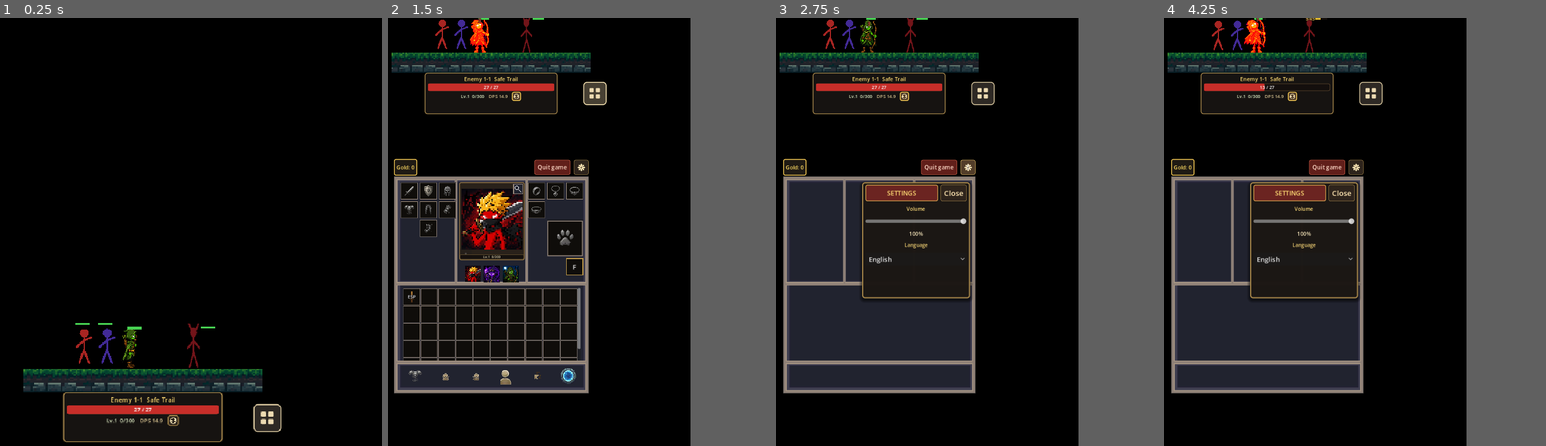
Above: before the commit, frames 1-4 (left to right).
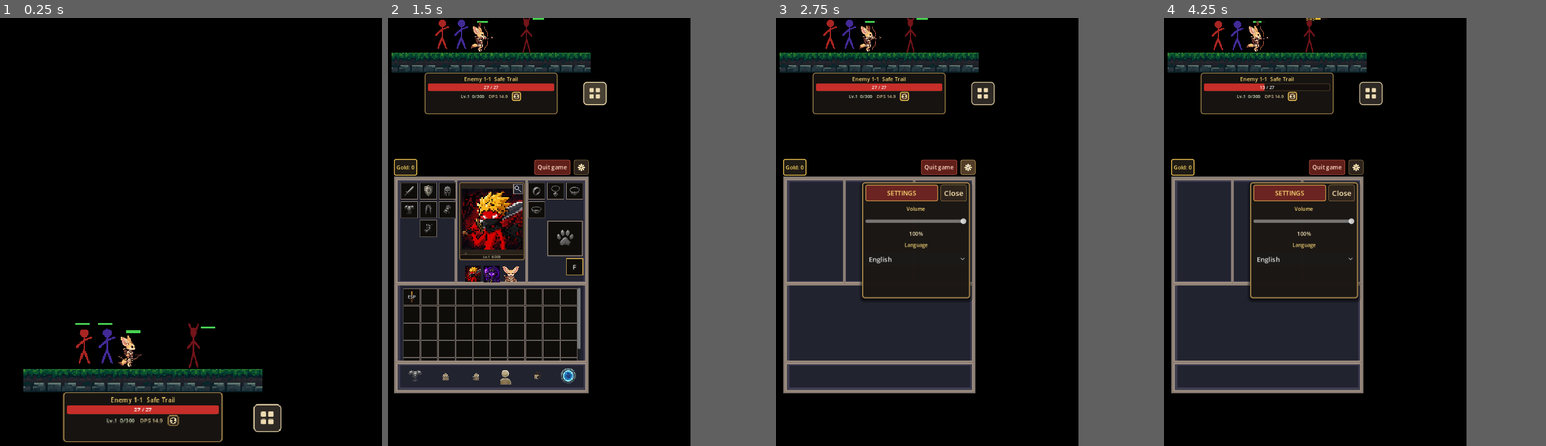
Above: after the commit, the same moments.

Repository: JoseVictorVicente/StickmanGame-Godot
Game: Godot game, scene res://scenes/main.tscn
Same seed, same stepped clock (60 frames per second), same inputs: the game is played once before the commit and once after it.
Inputs (mouse positions are in pixels of both pictures, inside the frame that each line leads up to):
- Up to frame 1 (0.25 s): no input
- Up to frame 2 (1.5 s): click (559, 420) at 0.5 s; click (655, 416) at 1.25 s
- Up to frame 3 (2.75 s): click "S" at 2 s
- Up to frame 4 (4.25 s): click "English" at 2.75 s; tap Enter at 3.5 s; move the mouse to (1412, 210) at 3.52 s; hold D from 3.53 s (still down); tap C at 3.6 s; click (1412, 210) at 3.67 s

The runs differ from the first frame. In frame 1, 0.3% of the frame differs, in the area x 30-38%, y 72-82%; in frame 2, 0.5%, in the area x 21-35%, y 0-62%; in frame 3, 0.2%; in frame 4, 0.3%.

Commit message:
Replace archer with fennec fox combat art and portrait.
Swap stickman spritesheet for frame-based animations, new arrow projectile, and attack-speed sync with grounded positioning.

Co-authored-by: Cursor <cursoragent@cursor.com>

Diff:
--- a/data/class_data.gd
+++ b/data/class_data.gd
@@ -79,7 +79,7 @@
 		create("priest", "Sacerdote", 3, 1.1, 0.9, Color(0.86, 0.78, 0.32), ItemData.RequiredClass.PRIEST, 32, "res://sprites/heroes/px_priest2.jpg", 4, 2),
 		create("tank", "Tanque", 6, 0.85, 0.7, Color(0.22, 0.32, 0.72), ItemData.RequiredClass.TANK, 60, "res://sprites/heroes/px_tank2.jpg", 9, 1),
 		create("assassin", "Assassino", 4, 1.25, 1.45, Color(0.18, 0.18, 0.18), ItemData.RequiredClass.ASSASSIN, 26, "res://sprites/heroes/px_assassin2.jpg", 6, 1),
-		create("archer", "Arqueiro", 4, 1.15, 1.3, Color(0.16, 0.42, 0.2), ItemData.RequiredClass.ARCHER, 30, "res://sprites/heroes/px_archer2.jpg", 4, 2),
+		create("archer", "Arqueiro", 4, 1.15, 1.3, Color(0.16, 0.42, 0.2), ItemData.RequiredClass.ARCHER, 30, "res://sprites/heroes/px_archer2.png", 4, 2),
 		create("mage", "Mago", 3, 1.4, 0.85, Color(0.28, 0.18, 0.62), ItemData.RequiredClass.MAGE, 24, "res://sprites/heroes/px_mage2.jpg", 4, 2),
 		create("warrior", "Guerreiro", 5, 1.0, 1.0, Color(0.72, 0.16, 0.14), ItemData.RequiredClass.WARRIOR, 42, "res://sprites/heroes/px_warrior2.jpg", 7, 1),
 	]
--- a/presentation/combat/arrow_projectile.gd
+++ b/presentation/combat/arrow_projectile.gd
@@ -1,16 +1,13 @@
 class_name ArrowProjectile
 extends AnimatedSprite2D
-## Flecha verde que voa do arqueiro até o alvo.
+## Flecha do arqueiro: projétil estático que voa até o alvo.
 
-const PNG := "res://sprites/projectiles/2D_pixel-art_animated_arrow_projectile_flying_hori.png"
-const DURACAO := 0.18
-const ESCALA := Vector2(0.28, 0.28)
-const FRAME_VOO := 9
-const CELL := 256
-const FLIGHT_LINE := 1
+const PNG := "res://sprites/projectiles/archer_arrow.png"
+const DURACAO := 0.16
+const ESCALA := Vector2(0.16, 0.16)
 
 static var _frames: SpriteFrames
-static var _sheet: Texture2D
+static var _texture: Texture2D
 
 
 static func fire(pai: Node, origem: Vector2, destino: Vector2) -> void:
@@ -41,32 +38,27 @@
 static func _get_frames() -> SpriteFrames:
 	if _frames:
 		return _frames
-	var sheet := _load_sheet()
-	if sheet == null:
+	var tex := _load_texture()
+	if tex == null:
 		return null
 	var sf := SpriteFrames.new()
 	sf.add_animation("Voo")
 	sf.set_animation_loop("Voo", true)
-	sf.set_animation_speed("Voo", 16.0)
-	for col in FRAME_VOO:
-		var atlas := AtlasTexture.new()
-		atlas.atlas = sheet
-		atlas.filter_clip = true
-		atlas.region = Rect2(col * CELL, FLIGHT_LINE * CELL, CELL, CELL)
-		sf.add_frame("Voo", atlas)
+	sf.set_animation_speed("Voo", 1.0)
+	sf.add_frame("Voo", tex)
 	_frames = sf
 	return _frames
 
 
-static func _load_sheet() -> Texture2D:
-	if _sheet:
-		return _sheet
+static func _load_texture() -> Texture2D:
+	if _texture:
+		return _texture
 	if ResourceLoader.exists(PNG):
 		var recurso: Resource = ResourceLoader.load(PNG)
 		if recurso is Texture2D:
-			_sheet = recurso
-			return _sheet
+			_texture = recurso
+			return _texture
 	var img: Image = Image.load_from_file(ProjectSettings.globalize_path(PNG))
 	if img != null and img.get_width() > 1:
-		_sheet = ImageTexture.create_from_image(img)
-	return _sheet
+		_texture = ImageTexture.create_from_image(img)
+	return _texture
--- a/presentation/combat/hero_spritesheet.gd
+++ b/presentation/combat/hero_spritesheet.gd
@@ -1,17 +1,25 @@
 class_name HeroSpritesheet
 extends RefCounted
-## Recorta a spritesheet do herói (JSON + PNG) em Idle / Ataque / Hit / Morte.
+## Monta SpriteFrames do arqueiro (frames individuais) e utilitários de combate.
 
 const ID_ARQUEIRO := "archer"
-const PNG_ARQUEIRO := "res://sprites/heroes/A_2D_pixel-art_stickman-Idle.png"
-const JSON_ARQUEIRO := "res://sprites/heroes/A_2D_pixel-art_stickman-Idle.json"
+const FRAMES_DIR := "res://sprites/heroes/archer_fennec/"
+const FRAME_COUNT := 21
 const ESCALA_STICK := Vector2(1.25, 1.25)
-const ESCALA_ARQUEIRO := Vector2(0.34, 0.34)
+const ESCALA_ARQUEIRO := Vector2(0.55, 0.55)
 const BARRA_STICK := Vector2(-14, -38)
-const ARCHER_BAR := Vector2(-14, -118)
+const ARCHER_BAR := Vector2(-14, -78)
+const ARCHER_GROUND_OFFSET := Vector2(0, 10)
+
+## Índice do frame dentro da animação "Ataque" em que a flecha é disparada.
+const ARCHER_ATTACK_RELEASE_INDEX := 9
+const ARCHER_ATTACK_START := 4
+const ARCHER_ATTACK_END := 16
+const ARCHER_ARROW_SPAWN := Vector2(22, -14)
+const ATTACK_INTERVAL_BASE := 1.0
 
 static var _frames: Dictionary = {}
-static var _sheets: Dictionary = {}
+static var _textures: Dictionary = {}
 
 
 static func has_class_art(id_classe: String) -> bool:
@@ -41,29 +49,64 @@
 	return BARRA_STICK
 
 
+static func attack_release_frame(id_classe: String) -> int:
+	if id_classe == ID_ARQUEIRO:
+		return ARCHER_ATTACK_RELEASE_INDEX
+	return 4
+
+
+static func arrow_spawn_offset(id_classe: String) -> Vector2:
+	if id_classe == ID_ARQUEIRO:
+		return ARCHER_ARROW_SPAWN
+	return Vector2(18, -8)
+
+
+static func ground_offset(id_classe: String) -> Vector2:
+	if id_classe == ID_ARQUEIRO:
+		return ARCHER_GROUND_OFFSET
+	return Vector2.ZERO
+
+
+static func attack_animation_speed(id_classe: String, attack_speed: float) -> float:
+	if id_classe != ID_ARQUEIRO:
+		return 14.0
+	var frame_count := ARCHER_ATTACK_END - ARCHER_ATTACK_START + 1
+	var intervalo := ATTACK_INTERVAL_BASE / maxf(0.25, attack_speed)
+	return float(frame_count) / (intervalo * 0.9)
+
+
 static func _build_archer() -> SpriteFrames:
-	var sheet := _load_texture(PNG_ARQUEIRO)
-	if sheet == null:
-		return null
-	var cell: int = 256
-	var dados: Variant = _read_json(JSON_ARQUEIRO)
-	if dados is Dictionary:
-		var info: Variant = (dados as Dictionary).get("spritesheet", {})
-		if info is Dictionary:
-			var cell_info: Variant = (info as Dictionary).get("cell_size", {})
-			if cell_info is Dictionary:
-				cell = int((cell_info as Dictionary).get("width", 256))
 	var sf := SpriteFrames.new()
-	var idle: Array[Texture2D] = []
-	idle.append(_celula(sheet, 2, 0, cell))
-	_add_anim(sf, "Idle", idle, true, 1.0)
-	_add_anim(sf, "Ataque", _draw_line(sheet, 2, 9, cell), false, 12.0)
-	_add_anim(sf, "Hit", _draw_line(sheet, 1, 5, cell), false, 10.0)
-	_add_anim(sf, "Morte", _draw_line(sheet, 8, 17, cell), false, 10.0)
+	_add_anim(sf, "Idle", _load_frame_range(0, 3), true, 5.0)
+	_add_anim(sf, "Ataque", _load_frame_range(ARCHER_ATTACK_START, ARCHER_ATTACK_END), false, 20.0)
+	_add_anim(sf, "Hit", _load_frame_range(5, 7), false, 12.0)
+	_add_anim(sf, "Morte", _load_frame_range(8, 5), false, 8.0)
 	return sf
 
 
+static func _load_frame_range(from_frame: int, to_frame: int) -> Array[Texture2D]:
+	var lista: Array[Texture2D] = []
+	if from_frame <= to_frame:
+		for i in range(from_frame, to_frame + 1):
+			var tex := _load_frame(i)
+			if tex:
+				lista.append(tex)
+	else:
+		for i in range(from_frame, to_frame - 1, -1):
+			var tex := _load_frame(i)
+			if tex:
+				lista.append(tex)
+	return lista
+
+
+static func _load_frame(index: int) -> Texture2D:
+	var path := "%sframe_%03d.png" % [FRAMES_DIR, index]
+	return _load_texture(path)
+
+
 static func _add_anim(sf: SpriteFrames, nome: String, texturas: Array[Texture2D], loop: bool, fps: float) -> void:
+	if texturas.is_empty():
+		return
 	if not sf.has_animation(nome):
 		sf.add_animation(nome)
 	sf.set_animation_loop(nome, loop)
@@ -72,24 +115,9 @@
 		sf.add_frame(nome, tex)
 
 
-static func _draw_line(sheet: Texture2D, row: int, amount: int, cell: int) -> Array[Texture2D]:
-	var lista: Array[Texture2D] = []
-	for col in amount:
-		lista.append(_celula(sheet, col, row, cell))
-	return lista
-
-
-static func _celula(sheet: Texture2D, col: int, row: int, cell: int) -> AtlasTexture:
-	var atlas := AtlasTexture.new()
-	atlas.atlas = sheet
-	atlas.filter_clip = true
-	atlas.region = Rect2(col * cell, row * cell, cell, cell)
-	return atlas
-
-
 static func _load_texture(caminho: String) -> Texture2D:
-	if _sheets.has(caminho):
-		return _sheets[caminho] as Texture2D
+	if _textures.has(caminho):
+		return _textures[caminho] as Texture2D
 	var tex: Texture2D = null
 	if ResourceLoader.exists(caminho):
 		var recurso: Resource = ResourceLoader.load(caminho)
@@ -101,13 +129,5 @@
 		if img != null and img.get_width() > 1:
 			tex = ImageTexture.create_from_image(img)
 	if tex:
-		_sheets[caminho] = tex
+		_textures[caminho] = tex
 	return tex
-
-
-static func _read_json(caminho: String) -> Variant:
-	if not FileAccess.file_exists(caminho):
-		return {}
-	var txt: String = FileAccess.get_file_as_string(caminho)
-	var parsed: Variant = JSON.parse_string(txt)
-	return parsed
--- a/presentation/combat/stickman.gd
+++ b/presentation/combat/stickman.gd
@@ -5,8 +5,9 @@
 const LUNGE_DURATION := 0.09
 const DURACAO_RETORNO := 0.12
 
-const ARROW_RELEASE_FRAME := 4
-
+const DEFAULT_ARROW_RELEASE_FRAME := 4
+
+var _marker_pos: Vector2 = Vector2.ZERO
 var _pos_base: Vector2 = Vector2.ZERO
 var _tween_ataque: Tween
 var _tween_flash: Tween
@@ -15,6 +16,7 @@
 var _barra: HeroHealthBar
 var _usar_arte: bool = false
 var _id_classe: String = ""
+var _attack_speed: float = 1.0
 var _flecha_solta: bool = false
 var _frames_stick: SpriteFrames
 
@@ -26,22 +28,26 @@
 	animation_finished.connect(_on_animation_finished)
 	frame_changed.connect(_on_frame_changed)
 	play("Idle")
+	_marker_pos = position
 	_pos_base = position
 	_barra = HeroHealthBar.new()
 	add_child(_barra)
 
 
 func set_base_position(pos: Vector2) -> void:
-	_pos_base = pos
+	_marker_pos = pos
+	_reanchor_position()
 	if _tween_ataque:
 		_tween_ataque.kill()
-	position = pos
 
 
 func play_attack() -> void:
 	if _caido:
 		return
 	_flecha_solta = false
+	if _usar_arte and sprite_frames and sprite_frames.has_animation("Ataque"):
+		var fps := HeroSpritesheet.attack_animation_speed(_id_classe, _attack_speed)
+		sprite_frames.set_animation_speed("Ataque", fps)
 	play("Ataque")
 	if not _usar_arte:
 		_slide_attack()
@@ -50,14 +56,17 @@
 func apply_class(classe: ClassData) -> void:
 	if classe == null:
 		_id_classe = ""
+		_attack_speed = 1.0
 		_usar_arte = false
 		_cor_classe = Color.WHITE
 		self_modulate = Color.WHITE
 		scale = HeroSpritesheet.ESCALA_STICK
 		sprite_frames = _default_frames()
+		_reanchor_position()
 		_adjust_bar()
 		return
 	_id_classe = classe.id
+	_attack_speed = classe.attack_speed
 	var arte := HeroSpritesheet.frames(classe.id)
 	_usar_arte = arte != null
 	scale = HeroSpritesheet.scale_for(classe.id)
@@ -70,9 +79,15 @@
 		if not _caido:
 			self_modulate = _cor_classe
 		sprite_frames = _default_frames()
+	_reanchor_position()
 	_adjust_bar()
 	if not _caido:
 		play("Idle")
+
+
+func _reanchor_position() -> void:
+	_pos_base = _marker_pos + HeroSpritesheet.ground_offset(_id_classe)
+	position = _pos_base
 
 
 func play_buff_glow() -> void:
@@ -148,7 +163,10 @@
 		return
 	if animation != "Ataque":
 		return
-	if frame >= ARROW_RELEASE_FRAME:
+	var release_frame := HeroSpritesheet.attack_release_frame(_id_classe)
+	if _id_classe == "":
+		release_frame = DEFAULT_ARROW_RELEASE_FRAME
+	if frame >= release_frame:
 		_flecha_solta = true
 		_fire_arrow()
 
@@ -163,7 +181,8 @@
 	var destino := global_position + Vector2(90, 0)
 	if inimigo:
 		destino = inimigo.global_position
-	ArrowProjectile.fire(combat_root, global_position + Vector2(18, -8), destino)
+	var spawn_offset := HeroSpritesheet.arrow_spawn_offset(_id_classe)
+	ArrowProjectile.fire(combat_root, global_position + spawn_offset, destino)
 
 
 func _adjust_bar() -> void:
Binary file added: sprites/heroes/archer_fennec/frame_000.png
Not shown, added: sprites/heroes/archer_fennec/frame_000.png.import
Binary file added: sprites/heroes/archer_fennec/frame_001.png
Not shown, added: sprites/heroes/archer_fennec/frame_001.png.import
Binary file added: sprites/heroes/archer_fennec/frame_002.png
Not shown, added: sprites/heroes/archer_fennec/frame_002.png.import
Binary file added: sprites/heroes/archer_fennec/frame_003.png
Not shown, added: sprites/heroes/archer_fennec/frame_003.png.import
Binary file added: sprites/heroes/archer_fennec/frame_004.png
Not shown, added: sprites/heroes/archer_fennec/frame_004.png.import
Binary file added: sprites/heroes/archer_fennec/frame_005.png
Not shown, added: sprites/heroes/archer_fennec/frame_005.png.import
(and 34 more such lines)
